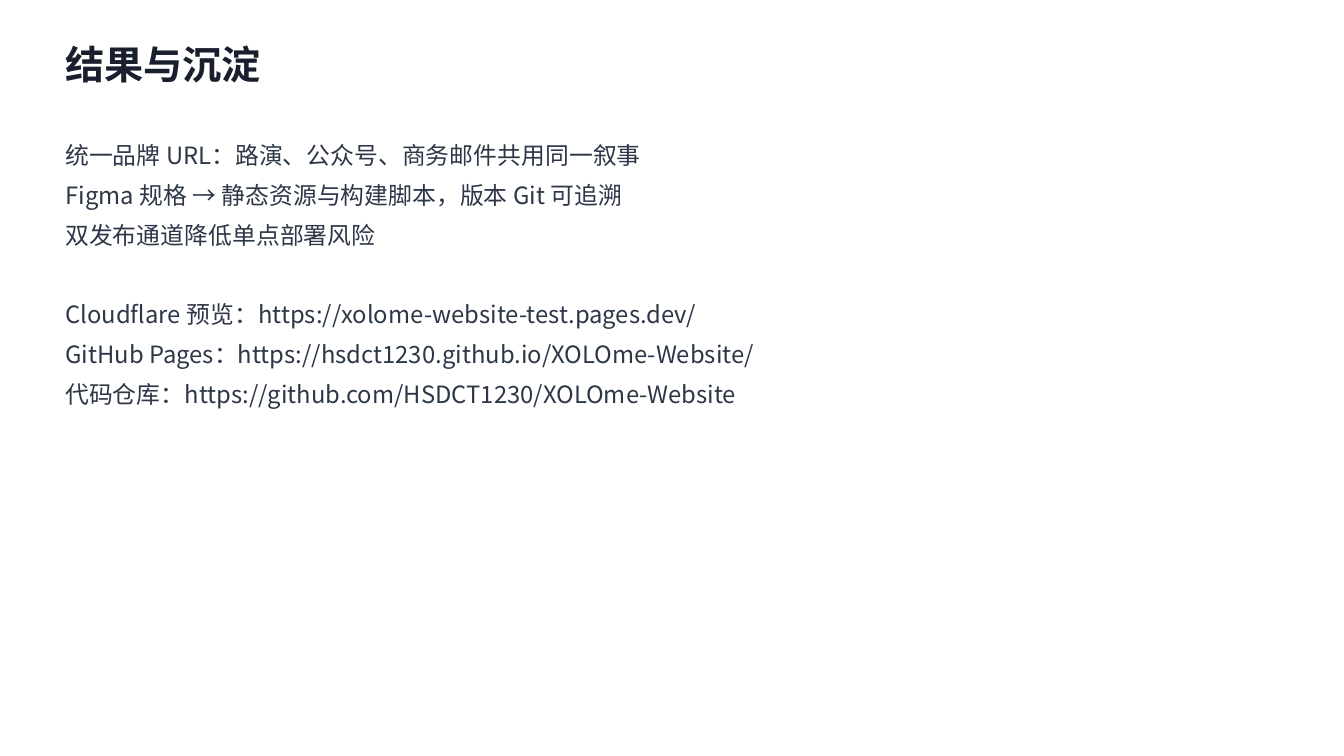
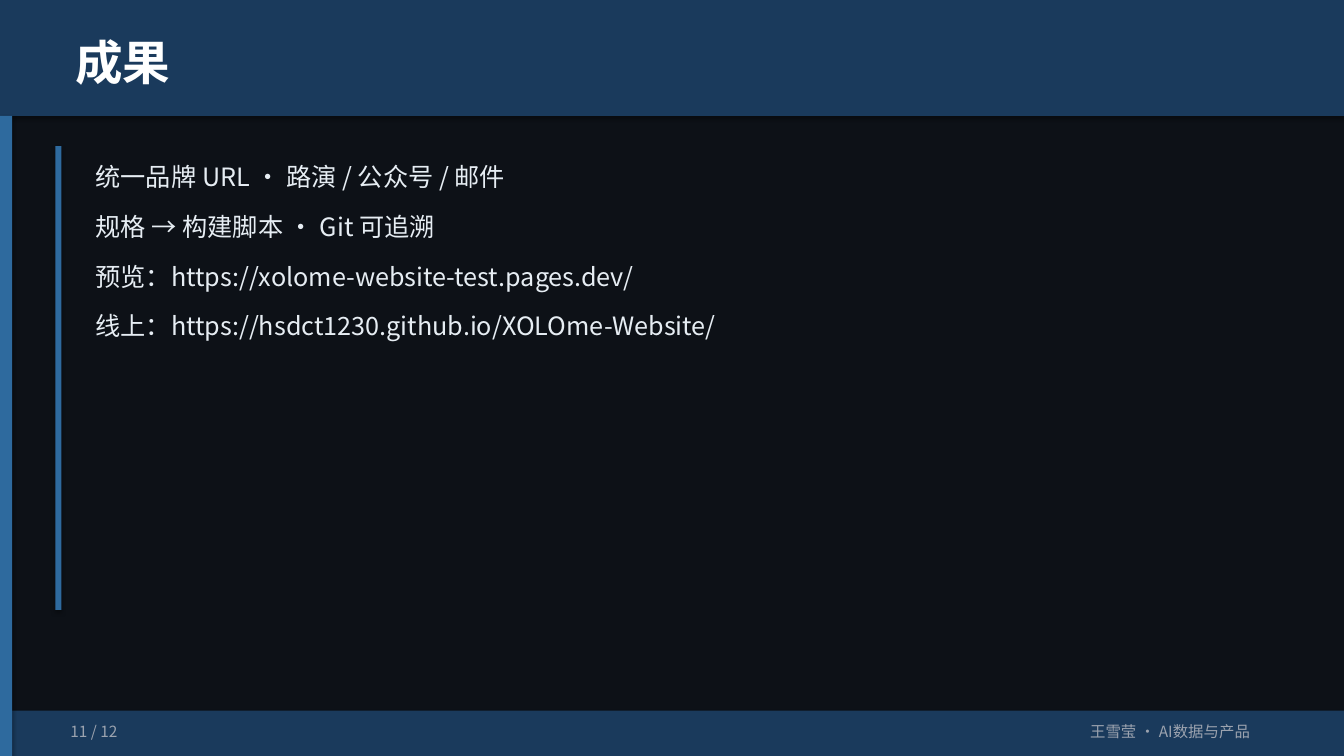
Before and after one commit to HSDCT1230/hsdct, a slide deck: slide 11 of portfolio/xolome-portfolio.pptx. Drawn at 1344x756 pixels with LibreOffice and Linux fonts; fonts in the diff are those of the drawing. Boxes give left, top, right and bottom in pixels: in the first picture for what was removed or moved away, otherwise in the second. Text is boxed around its words. In the diff, an @@ line names an element or a change of style, - is before the commit and + after.

```diff
--- a/portfolio/xolome-portfolio.pptx
+++ b/portfolio/xolome-portfolio.pptx
@@ rectangle added at (x1=0, y1=0, x2=1344, y2=756), fill #0D1117 @@
@@ rectangle added at (x1=0, y1=0, x2=1344, y2=116), fill #1A3A5C @@
@@ text removed at (x1=65, y1=45, x2=261, y2=83) @@
-结果与沉淀
@@ text added at (x1=75, y1=39, x2=170, y2=85), 34 pt, text #FFFFFF, bold @@
+成果
@@ rectangle added at (x1=0, y1=116, x2=12, y2=756), fill #2E6A9E @@
@@ rectangle added at (x1=55, y1=146, x2=62, y2=610), fill #2E6A9E @@
@@ text at (x1=96, y1=165, x2=716, y2=342): text changed; size 17 to 18 pt; text colour #2D3748 to #E6EDF3 @@
-统一品牌 URL：路演、公众号、商务邮件共用同一叙事
-Figma 规格 → 静态资源与构建脚本，版本 Git 可追溯
-双发布通道降低单点部署风险
-Cloudflare 预览：https://xolome-website-test.pages.dev/
-GitHub Pages：https://hsdct1230.github.io/XOLOme-Website/
-代码仓库：https://github.com/HSDCT1230/XOLOme-Website
+统一品牌 URL · 路演 / 公众号 / 邮件
+规格 → 构建脚本 · Git 可追溯
+预览：https://xolome-website-test.pages.dev/
+线上：https://hsdct1230.github.io/XOLOme-Website/
@@ rectangle added at (x1=0, y1=711, x2=1344, y2=756), fill #1A3A5C @@
@@ text added at (x1=70, y1=725, x2=117, y2=737), 11 pt, text #9CA3AF @@
+11 / 12
@@ text added at (x1=1090, y1=724, x2=1250, y2=738), 11 pt, text #9CA3AF @@
+王雪莹 · AI数据与产品
```
Also in this commit, not shown: 10 other slides changed, 1 slide added, 1 slide removed, 1 other file.
